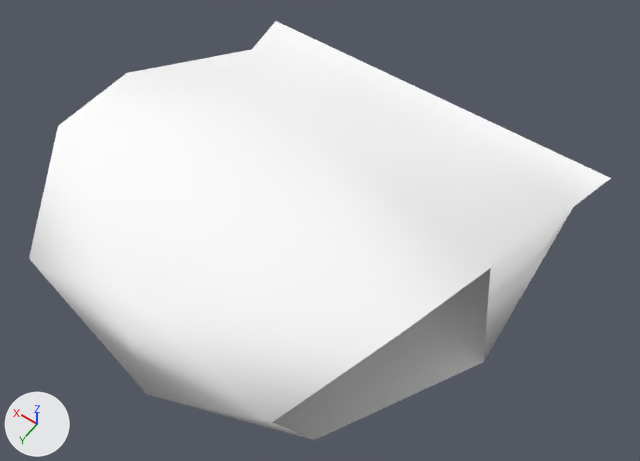
One commit to the glTF model public/3d/item/model__item__room.ofs_1589_0/1589top000_c.gltf: the scene before it, then after it.
Both versions are drawn from a camera (50 mm lens) standing at (-0.57, 0.762, 1.205) and looking at (-0.059, 0.046, 0.08). Arrows for +X, +Y and +Z are at lower left; the lights stay in place. The older version comes first.

Before the edit, the objects in view are built like this:
```python
mat_c01_cloth_u = principled_material('c01_cloth_u')
mat_c01_cloth_u.base_color = (1.0, 1.0, 1.0)  # white #ffffff
mat_c01_cloth_u.roughness = 1.0
me_1589top000_c = bpy.data.meshes.new('1589top000_c')
me_1589top000_c.from_pydata(...)  # 23 vertices, 30 faces; spans x -0.38..0.38, y -0.407..0.407, z 0.0..0.272
me_1589top000_c.materials.append(mat_c01_cloth_u)  # white #ffffff
ob_1589top000_c = bpy.data.objects.new('1589top000_c', me_1589top000_c)
ob_1589top000_c.location = (0.0, 0.0, 0.0)
```
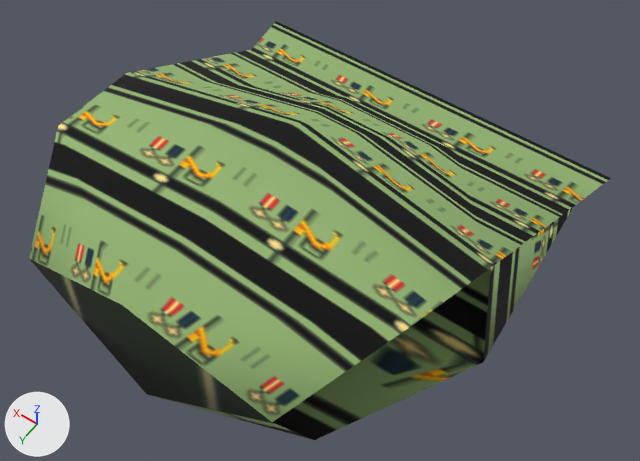
Changed parts and their boxes [x1, y1, x2, y2] in the pictures (640 x 461 px):
```json
{"object": "1589top000_c", "change": "surface changed", "before": [29, 21, 611, 440], "after": [29, 21, 611, 440], "on screen": "darker"}
```

The change, as JSON lines over the scene's bpy script:
```json
{"op": "add", "block": "img_c01_cloth_u", "code": ["img_c01_cloth_u = load_image('c01_cloth_u', '_unpacked/c01_cloth_u', 32, 64, 'sRGB')"]}
{"op": "remove", "block": "mat_c01_cloth_u", "code": "mat_c01_cloth_u.base_color = (1.0, 1.0, 1.0)  # white #ffffff"}
{"op": "add", "block": "mat_c01_cloth_u", "code": "mat_c01_cloth_u.texture = img_c01_cloth_u"}
```
